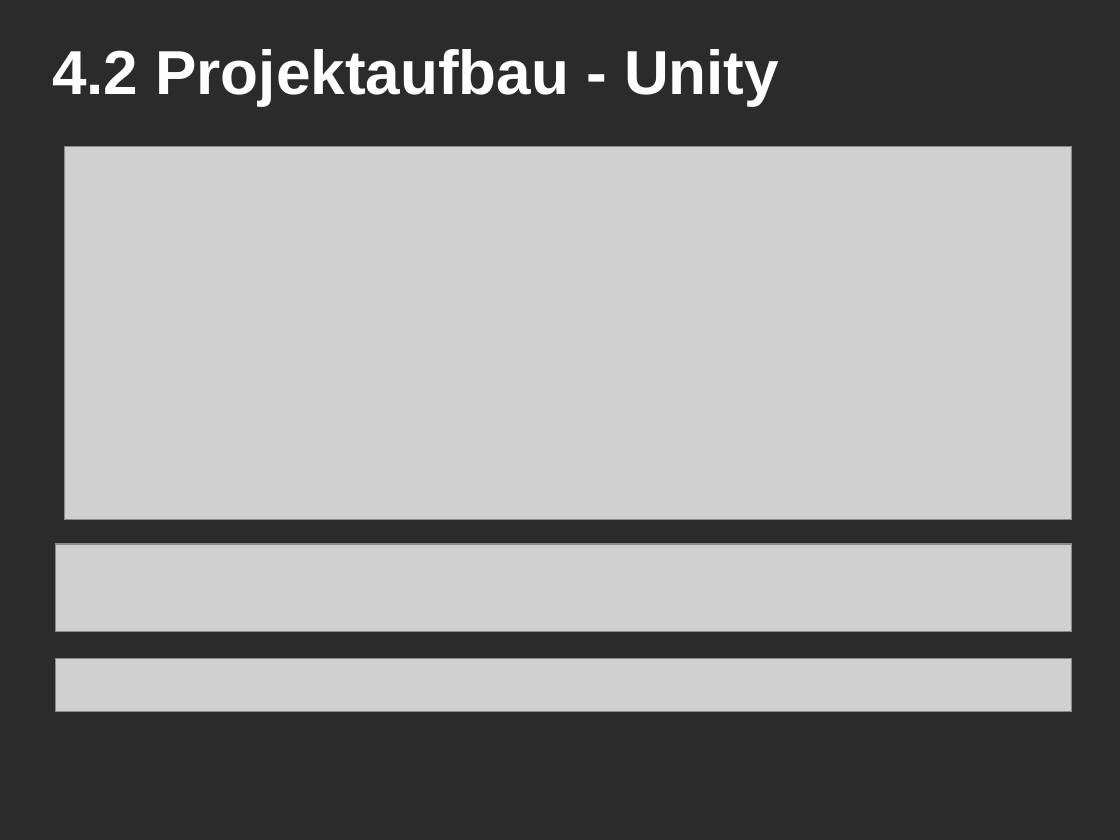
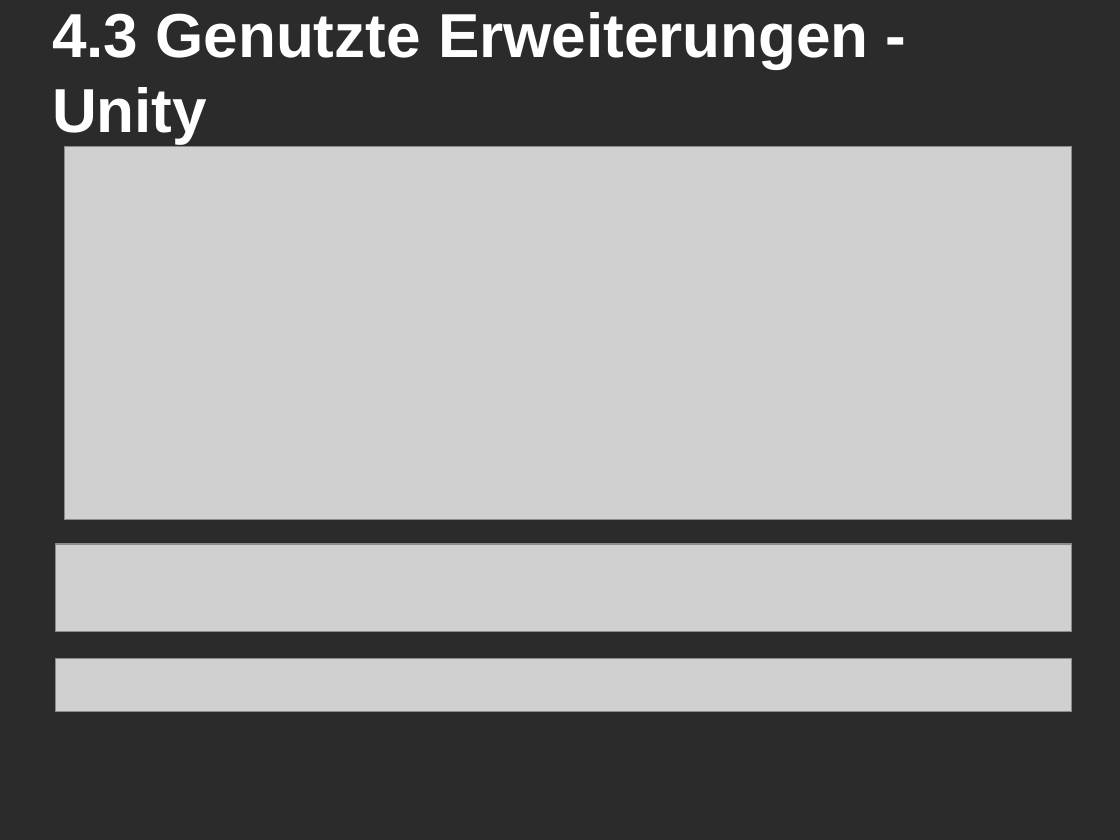
Before and after one commit to MacMuffin/Geldverleih, a slide deck: slide 14 of Geldverleih/geldverleih_präsi.odp. Drawn at 1120x840 pixels with LibreOffice and Linux fonts; fonts in the diff are those of the drawing; grey boxes stand for pictures; background and template pictures are left out; a plain dark background stands for a picture behind light text. Boxes give left, top, right and bottom in pixels: in the first picture for what was removed or moved away, otherwise in the second. Text is boxed around its words. In the diff, an @@ line names an element or a change of style, - is before the commit and + after.

Commit message:
- Präsentation: Neuer Punkt unter Umsetzung: Genutzte Erweiterungen.

```diff
--- a/Geldverleih/geldverleih_präsi.odp
+++ b/Geldverleih/geldverleih_präsi.odp
@@ title at [52,12,869,143]: text changed @@
-4.2 Projektaufbau - Unity
+4.3 Genutzte Erweiterungen - Unity
```
Also in this commit, not shown: 2 other slides changed, 2 slides added, 48 other files.
